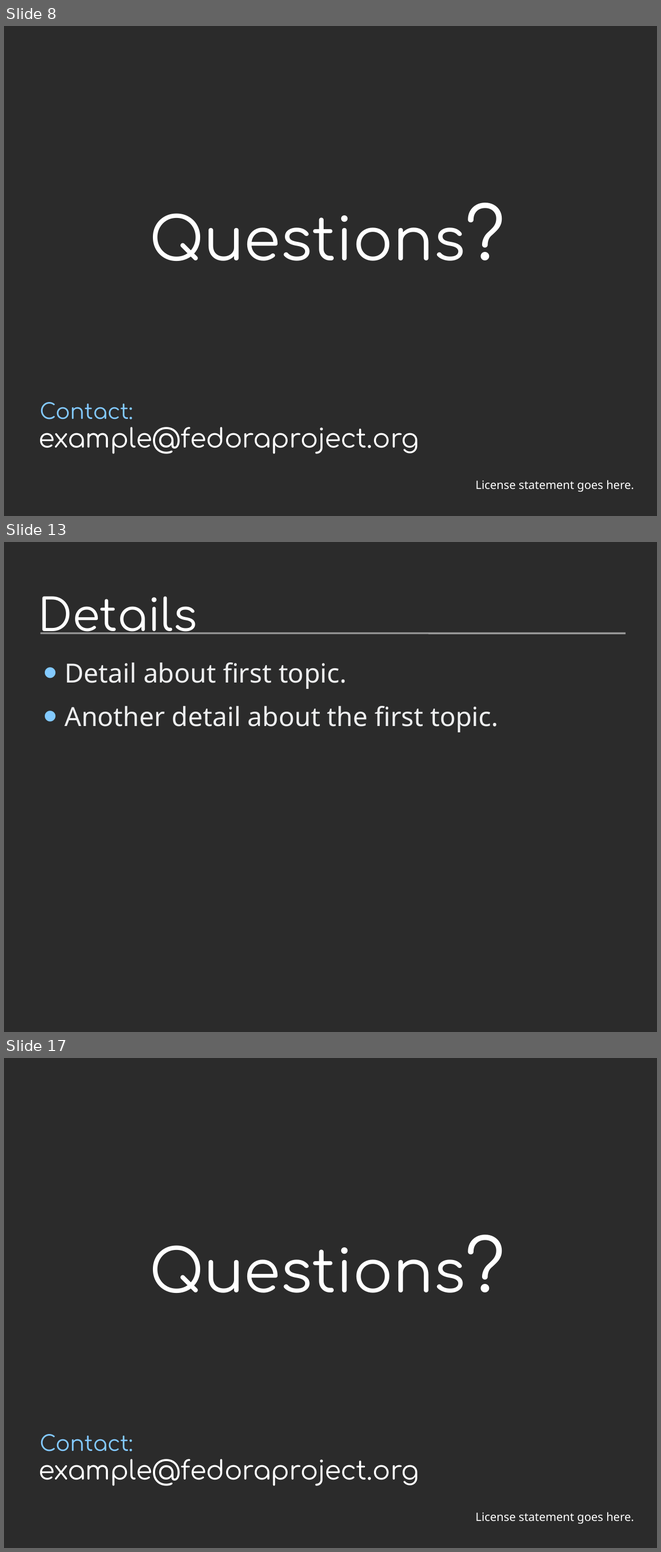
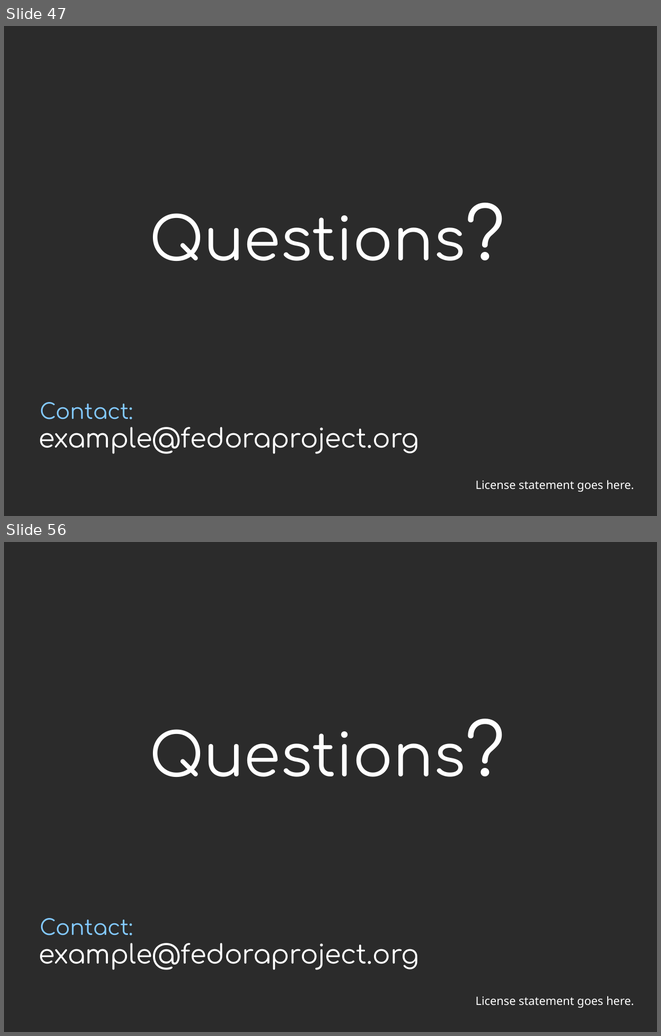
Before and after one commit to DenkouNova/LOG792, a slide deck: Rapports/005_Presentation/Presentation.odp. Shown one above the other, each under a label of ours: slides 8, 13 and 17 before the commit, slides 47 and 56 after it; the slides between them are not shown. The pictures are 661x1552 and 661x1036 pixels, drawn with LibreOffice and Linux fonts; fonts in the diff are those of the drawing; background and template pictures are left out; a plain dark background stands for a picture behind light text. Boxes give left, top, right and bottom in pixels: in the first picture for what was removed or moved away, otherwise in the second. Text is boxed around its words. In the diff, an @@ line names an element or a change of style, - is before the commit and + after.

```diff
--- a/Rapports/005_Presentation/Presentation.odp
+++ b/Rapports/005_Presentation/Presentation.odp
@@ slide 13 removed at (4, 542, 657, 1032), background picture (left out) @@
@@ title removed at (38, 596, 197, 634) @@
-Details
@@ line removed from (40, 633) to (626, 633) @@
@@ text removed at (64, 662, 498, 732) @@
-• Detail about first topic.
-• Another detail about the first topic.
@@ what was slide 8 is now slide 47 @@
@@ what was slide 17 is now slide 56 @@
```
Also in this commit, not shown: 4 slides changed, 45 slides added, 5 other slides removed, 13 other files.
